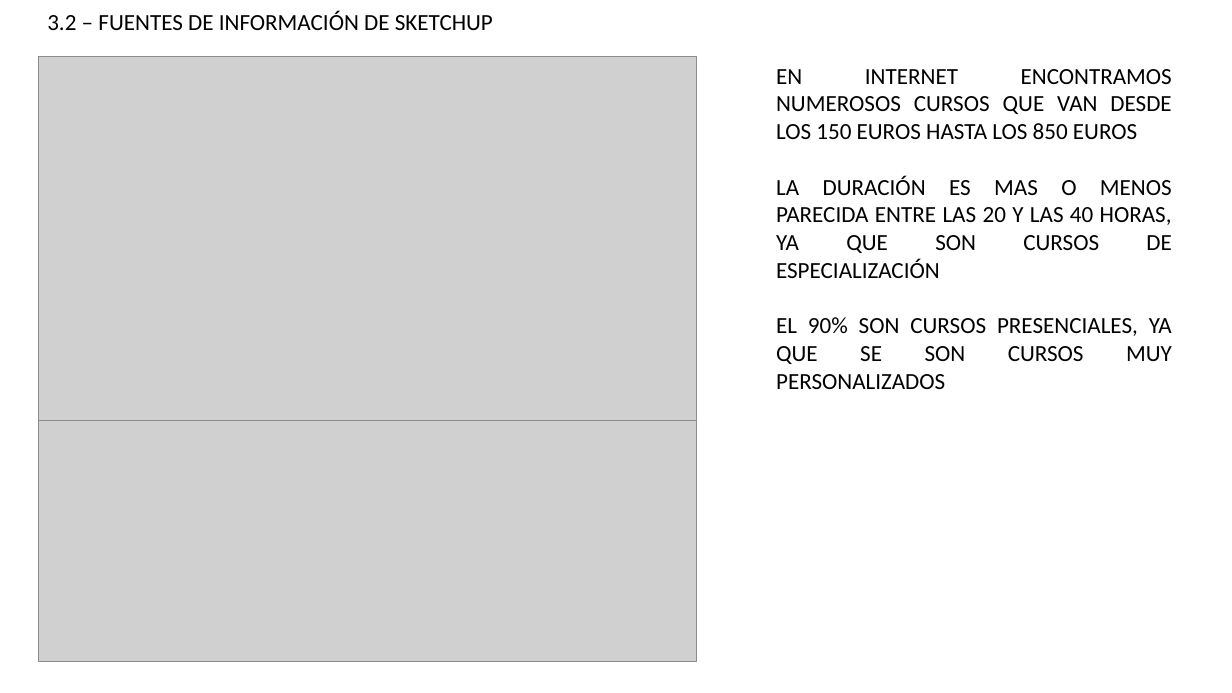
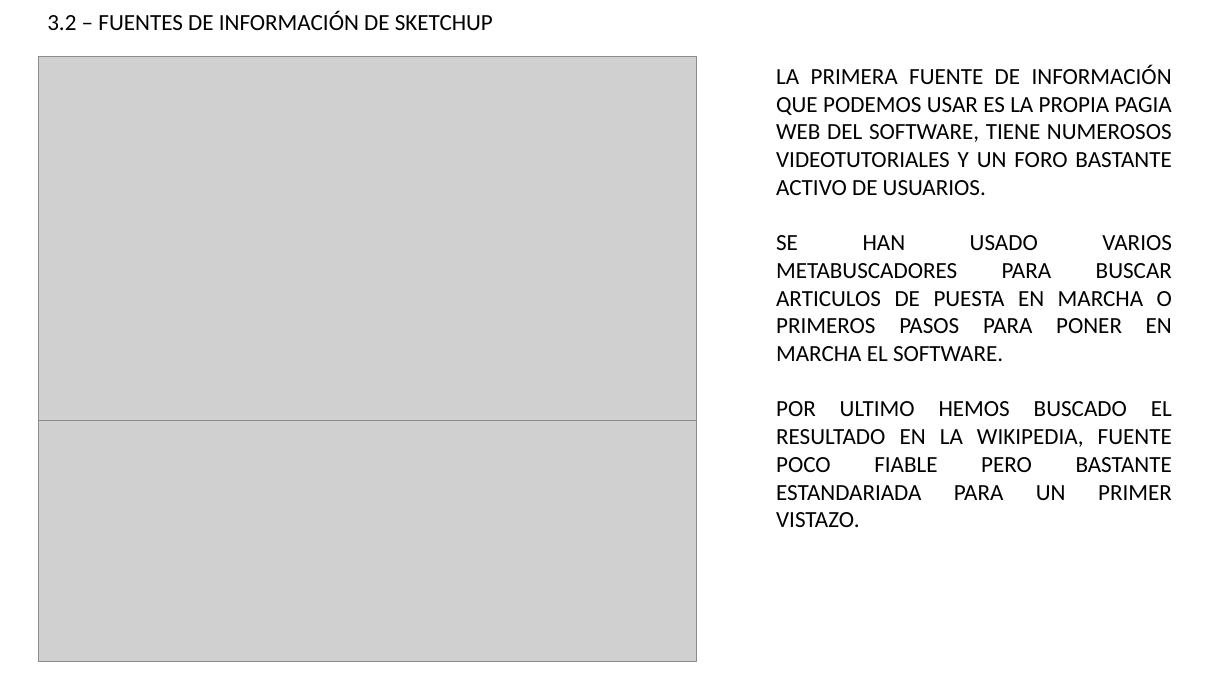
Before and after one commit to DarioCuevasLopez/TG1, a slide deck: slide 1 of TG1.dgrubio.pptx. Drawn at 1232x693 pixels with LibreOffice and Linux fonts; fonts in the diff are those of the drawing; grey boxes stand for pictures. Boxes give left, top, right and bottom in pixels: in the first picture for what was removed or moved away, otherwise in the second. Text is boxed around its words. In the diff, an @@ line names an element or a change of style, - is before the commit and + after.

Commit message:
Finalización ppt
Se ha finalizado mi parte del ppt para unirlo al general

```diff
--- a/TG1.dgrubio.pptx
+++ b/TG1.dgrubio.pptx
@@ text at [776,64,1172,527]: text changed @@
-EN INTERNET ENCONTRAMOS NUMEROSOS CURSOS QUE VAN DESDE LOS 150 EUROS HASTA LOS 850 EUROS
-LA DURACIÓN ES MAS O MENOS PARECIDA ENTRE LAS 20 Y LAS 40 HORAS, YA QUE SON CURSOS DE ESPECIALIZACIÓN
-EL 90% SON CURSOS PRESENCIALES, YA QUE SE SON CURSOS MUY PERSONALIZADOS
+LA PRIMERA FUENTE DE INFORMACIÓN QUE PODEMOS USAR ES LA PROPIA PAGIA WEB DEL SOFTWARE, TIENE NUMEROSOS VIDEOTUTORIALES Y UN FORO BASTANTE ACTIVO DE USUARIOS.
+SE HAN USADO VARIOS METABUSCADORES PARA BUSCAR ARTICULOS DE PUESTA EN MARCHA O PRIMEROS PASOS PARA PONER EN MARCHA EL SOFTWARE.
+POR ULTIMO HEMOS BUSCADO EL RESULTADO EN LA WIKIPEDIA, FUENTE POCO FIABLE PERO BASTANTE ESTANDARIADA PARA UN PRIMER VISTAZO.
```
Also in this commit, not shown: 2 other slides changed.
